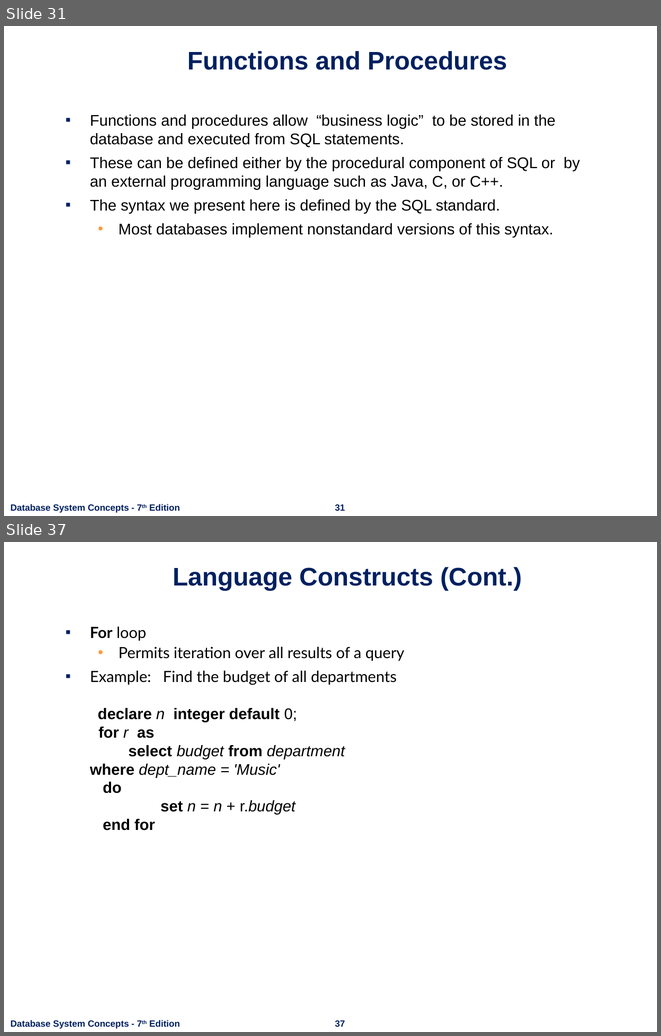
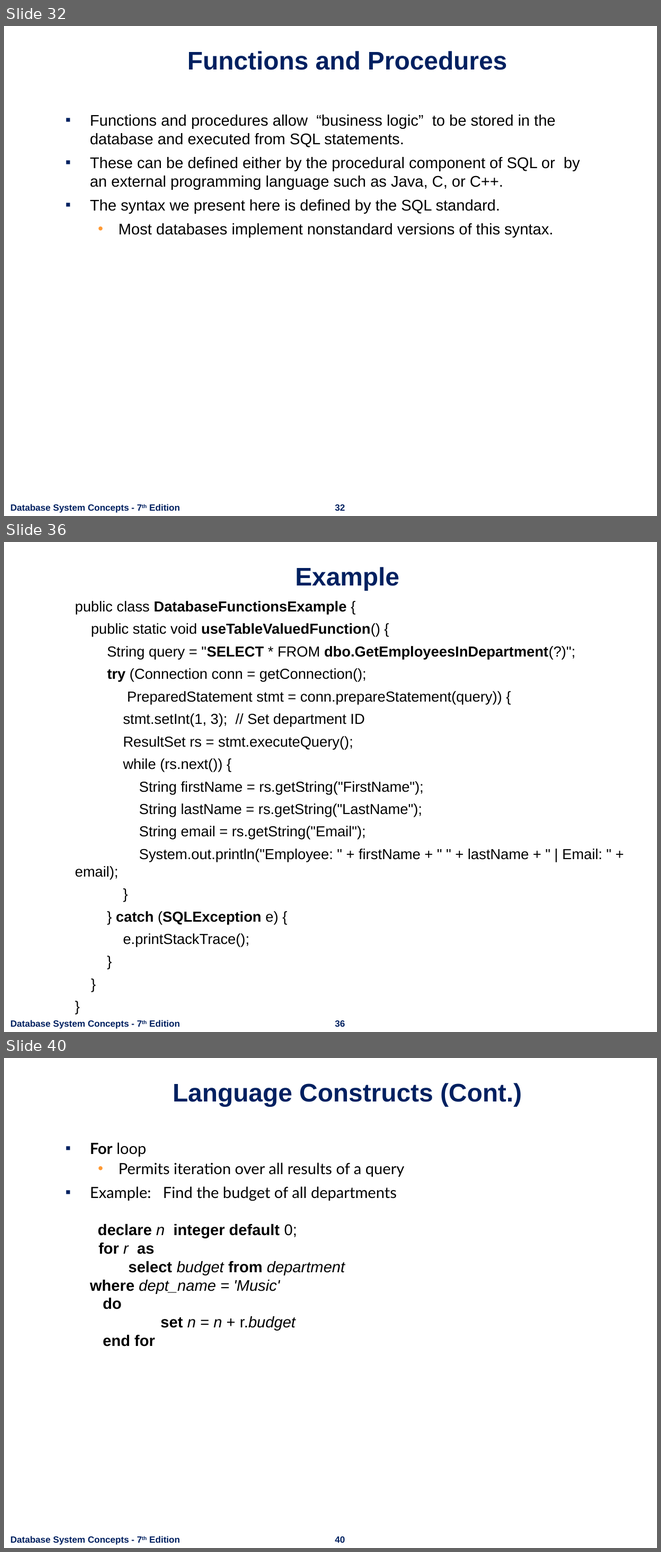
Before and after one commit to nashurgessa/DB-practices, a slide deck: Slides/L18-24 Advanced SQL.pptx. Shown one above the other, each under a label of ours: slides 31 and 37 before the commit, slides 32, 36 and 40 after it; the slides between them are not shown. The pictures are 661x1036 and 661x1552 pixels, drawn with LibreOffice and Linux fonts; fonts in the diff are those of the drawing; background and template pictures are left out. Boxes give left, top, right and bottom in pixels: in the first picture for what was removed or moved away, otherwise in the second. Text is boxed around its words. In the diff, an @@ line names an element or a change of style, - is before the commit and + after.

```diff
--- a/Slides/L18-24 Advanced SQL.pptx
+++ b/Slides/L18-24 Advanced SQL.pptx
@@ slide 36 added at <box>4,542,657,1032</box>, background #FFFFFF; not listed: 2 template elements that a slide beside it also shows @@
@@ title added at <box>295,567,399,590</box>, 28 pt, text #002060, bold @@
+Example
@@ text added at <box>75,601,602,947</box>, 16 pt, text #000000 @@
+public class DatabaseFunctionsExample {
+public static void useTableValuedFunction() {
+String query = "SELECT * FROM dbo.GetEmployeesInDepartment(?)";
+try (Connection conn = getConnection();
+PreparedStatement stmt = conn.prepareStatement(query)) {
+stmt.setInt(1, 3); // Set department ID
+ResultSet rs = stmt.executeQuery();
+while (rs.next()) {
+String firstName = rs.getString("FirstName");
+String lastName = rs.getString("LastName");
+String email = rs.getString("Email");
+System.out.println("Employee: " + firstName + " " + lastName + " | Email: " + email);
+}
+} catch (SQLException e) {
+e.printStackTrace();
+}
+}
+}
@@ what was slide 31 is now slide 32 @@
@@ page number at <box>335,504,345,510</box>: text changed @@
-31
+32
@@ what was slide 37 is now slide 40 @@
@@ page number at <box>335,1536,345,1542</box>: text changed @@
-37
+40
```
Also in this commit, not shown: 3 slides changed, 2 other slides added, 17 slides removed, 7 other files.
